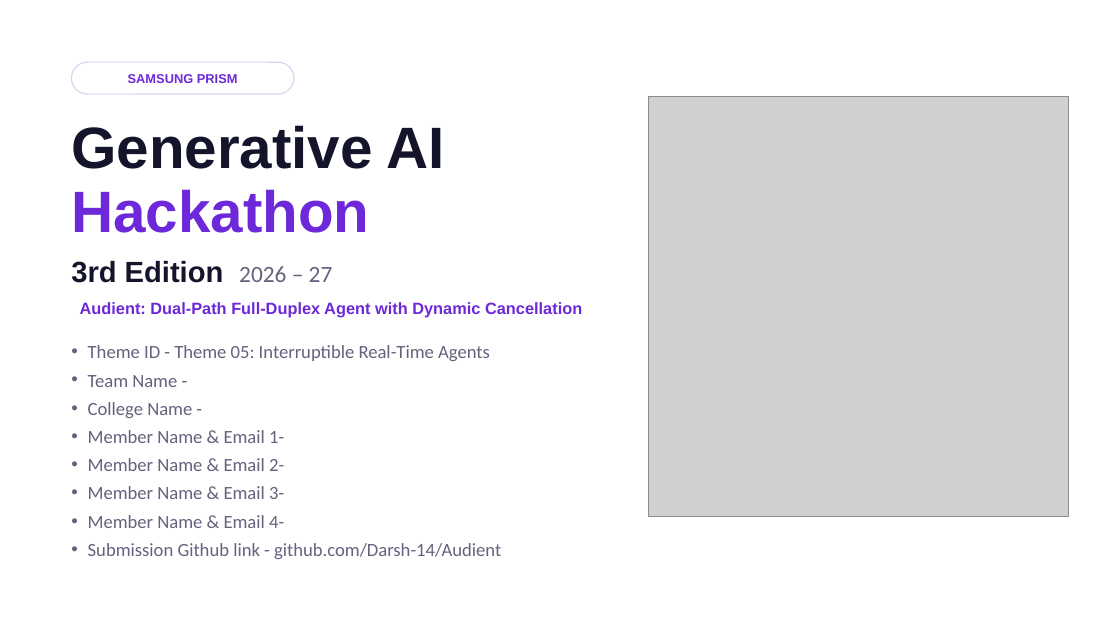
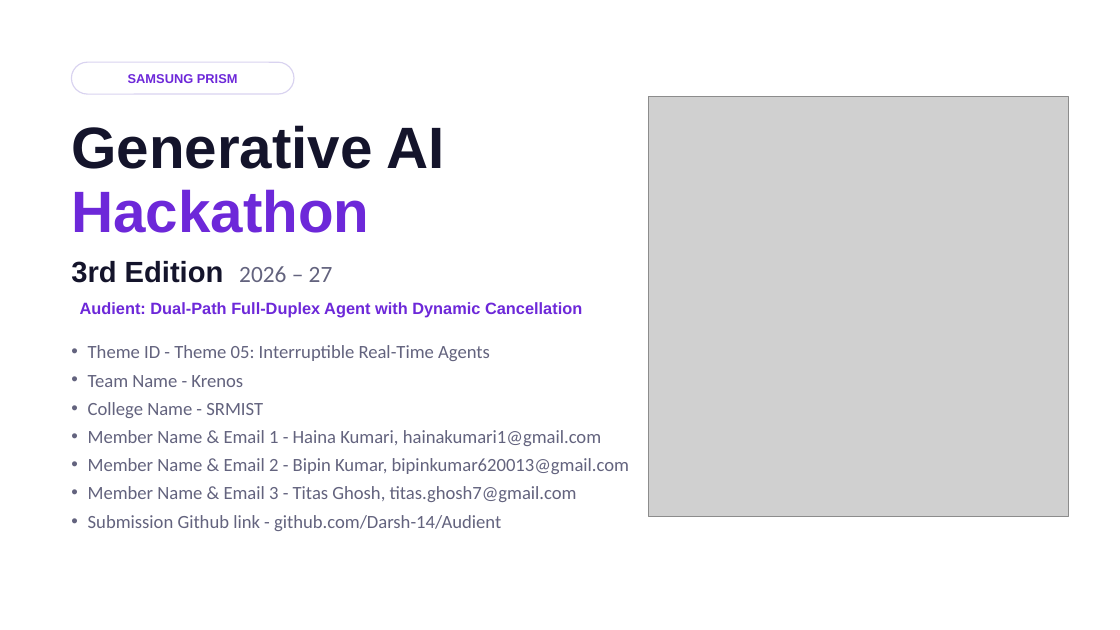
Before and after one commit to Darsh-14/Audient, a slide deck: slide 1 of docs/SRMIST_krenos_Submission.pptx. Drawn at 1120x630 pixels with LibreOffice and Linux fonts; fonts in the diff are those of the drawing; grey boxes stand for pictures. Boxes give left, top, right and bottom in pixels: in the first picture for what was removed or moved away, otherwise in the second. Text is boxed around its words. In the diff, an @@ line names an element or a change of style, - is before the commit and + after.

Commit message:
Deck: team Krenos, SRMIST, and the three members on the title and closing slides

```diff
--- a/docs/SRMIST_krenos_Submission.pptx
+++ b/docs/SRMIST_krenos_Submission.pptx
@@ text at (88, 375, 629, 502): text changed @@
-• Team Name -
-• College Name -
-• Member Name & Email 1-
-• Member Name & Email 2-
-• Member Name & Email 3-
-• Member Name & Email 4-
+• Team Name - Krenos
+• College Name - SRMIST
+• Member Name & Email 1 - Haina Kumari, hainakumari1@gmail.com
+• Member Name & Email 2 - Bipin Kumar, bipinkumar620013@gmail.com
+• Member Name & Email 3 - Titas Ghosh, titas.ghosh7@gmail.com
```
Also in this commit, not shown: 1 other slide changed, 1 other file.
